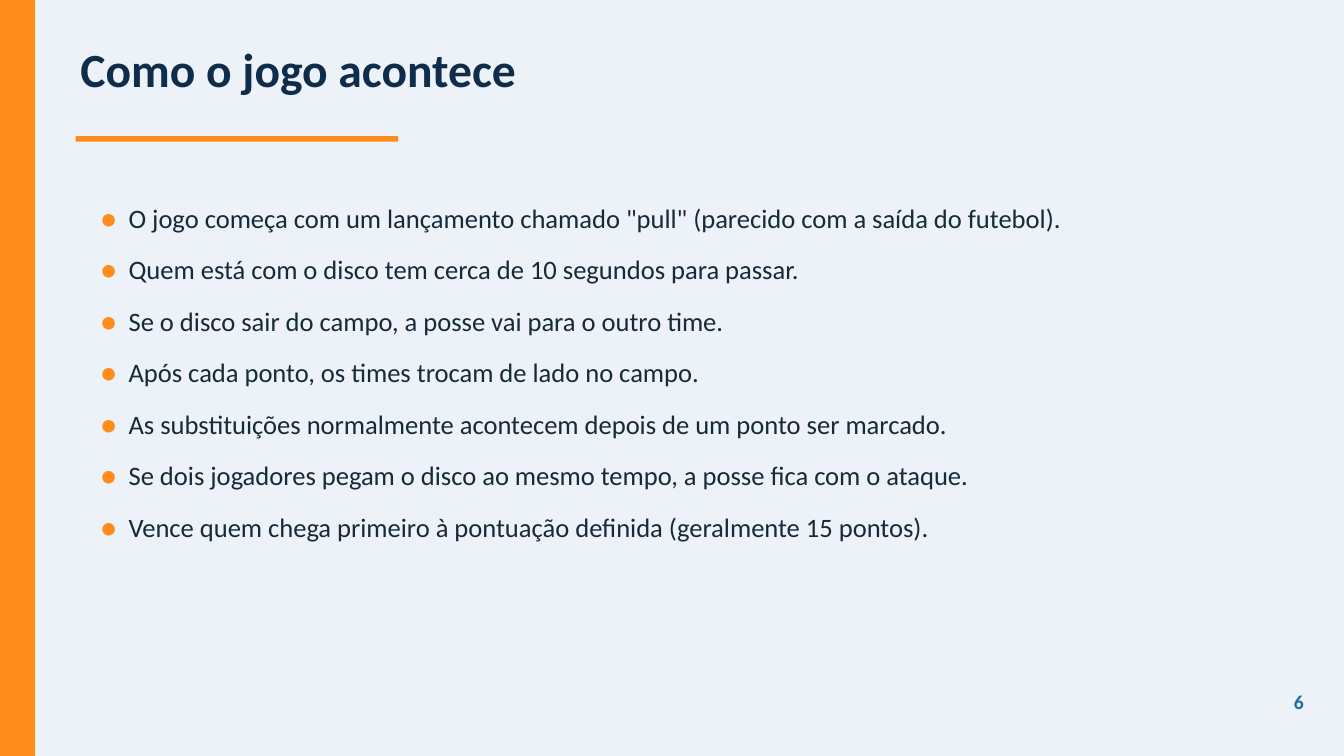
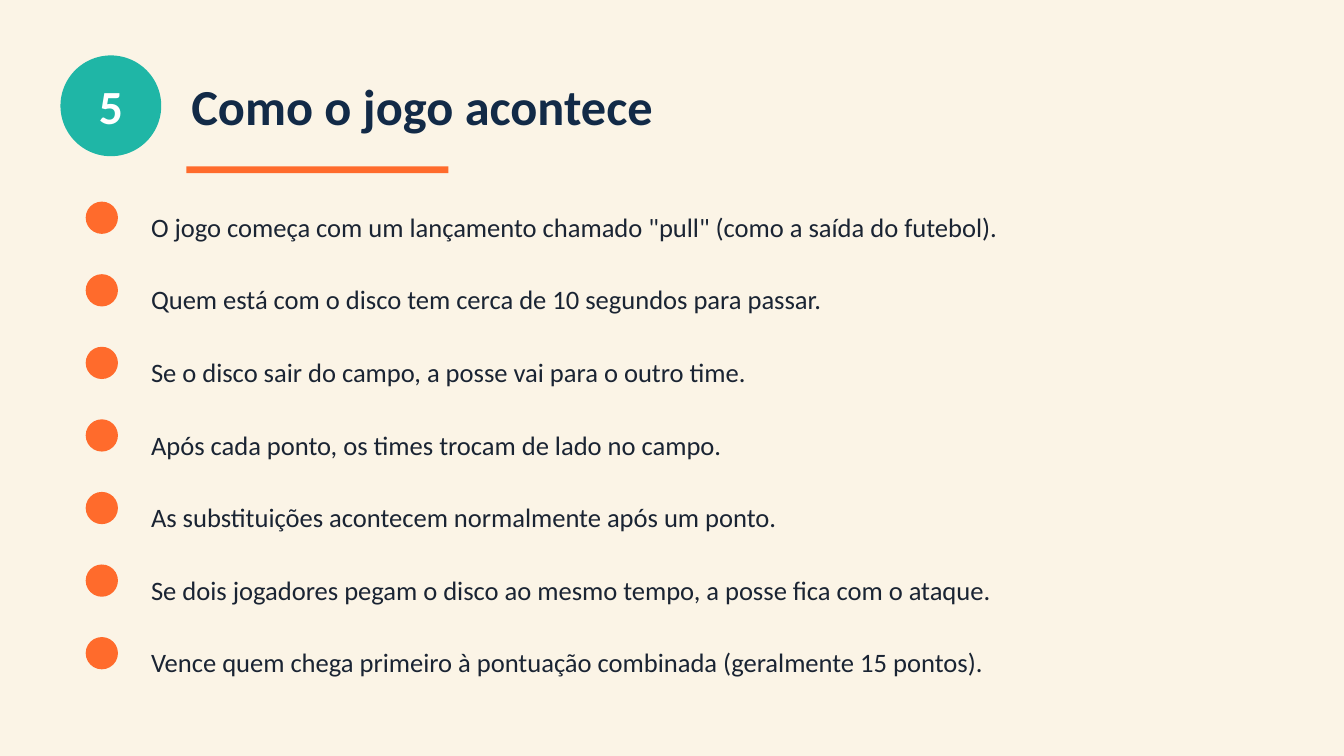
Before and after one commit to Felipe9272727/Sos, a slide deck: slide 6 of Frisbee.pptx. Drawn at 1344x756 pixels with LibreOffice and Linux fonts; fonts in the diff are those of the drawing. Boxes give left, top, right and bottom in pixels: in the first picture for what was removed or moved away, otherwise in the second. Text is boxed around its words. In the diff, an @@ line names an element or a change of style, - is before the commit and + after.

```diff
--- a/Frisbee.pptx
+++ b/Frisbee.pptx
@@ rectangle at box(0, 0, 1344, 756): fill #ECF2F7 to #FBF4E6 @@
@@ rectangle removed at box(0, 0, 35, 756) @@
@@ ellipse added at box(60, 55, 161, 156), fill #1FB6A6 @@
@@ text "Como o jogo acontece": place and size @@
-text "Como o jogo acontece" at box(80, 53, 515, 95)
+text "Como o jogo acontece" at box(191, 89, 653, 134)
@@ text "Como o jogo acontece" at box(191, 89, 653, 134): size 34 to 36 pt, text colour #0F2C4A to #122A47; vertical alignment top to middle @@
@@ text added at box(99, 93, 123, 125), 34 pt, text #FFFFFF, bold @@
+5
@@ rectangle: place and size @@
-rectangle at box(76, 136, 398, 142)
+rectangle at box(187, 166, 449, 173)
@@ rectangle at box(187, 166, 449, 173): fill #FF8C1A to #FF6B2C @@
@@ ellipse added at box(86, 202, 118, 234), fill #FF6B2C @@
@@ text removed at box(129, 208, 1061, 542) @@
-● O jogo começa com um lançamento chamado "pull" (parecido com a saída do futebol).
-● Quem está com o disco tem cerca de 10 segundos para passar.
-● Se o disco sair do campo, a posse vai para o outro time.
-● Após cada ponto, os times trocam de lado no campo.
-● As substituições normalmente acontecem depois de um ponto ser marcado.
-● Se dois jogadores pegam o disco ao mesmo tempo, a posse fica com o ataque.
-● Vence quem chega primeiro à pontuação definida (geralmente 15 pontos).
@@ text added at box(151, 217, 997, 242), 19 pt, text #1A2433 @@
+O jogo começa com um lançamento chamado "pull" (como a saída do futebol).
@@ ellipse added at box(86, 274, 118, 307), fill #FF6B2C @@
@@ text added at box(151, 290, 821, 314), 19 pt, text #1A2433 @@
+Quem está com o disco tem cerca de 10 segundos para passar.
@@ ellipse added at box(86, 347, 118, 379), fill #FF6B2C @@
@@ text added at box(151, 363, 746, 387), 19 pt, text #1A2433 @@
+Se o disco sair do campo, a posse vai para o outro time.
@@ ellipse added at box(86, 419, 118, 452), fill #FF6B2C @@
@@ text added at box(151, 436, 722, 460), 19 pt, text #1A2433 @@
+Após cada ponto, os times trocam de lado no campo.
@@ ellipse added at box(86, 492, 118, 524), fill #FF6B2C @@
@@ text added at box(151, 508, 776, 532), 19 pt, text #1A2433 @@
+As substituições acontecem normalmente após um ponto.
@@ ellipse added at box(86, 565, 118, 597), fill #FF6B2C @@
@@ text added at box(151, 581, 990, 605), 19 pt, text #1A2433 @@
+Se dois jogadores pegam o disco ao mesmo tempo, a posse fica com o ataque.
@@ ellipse added at box(86, 637, 118, 669), fill #FF6B2C @@
@@ text added at box(151, 652, 982, 677), 19 pt, text #1A2433 @@
+Vence quem chega primeiro à pontuação combinada (geralmente 15 pontos).
@@ text removed at box(1294, 695, 1304, 709) @@
-6
```
Also in this commit, not shown: 9 other slides changed, 1 slide removed, 1 other file.
